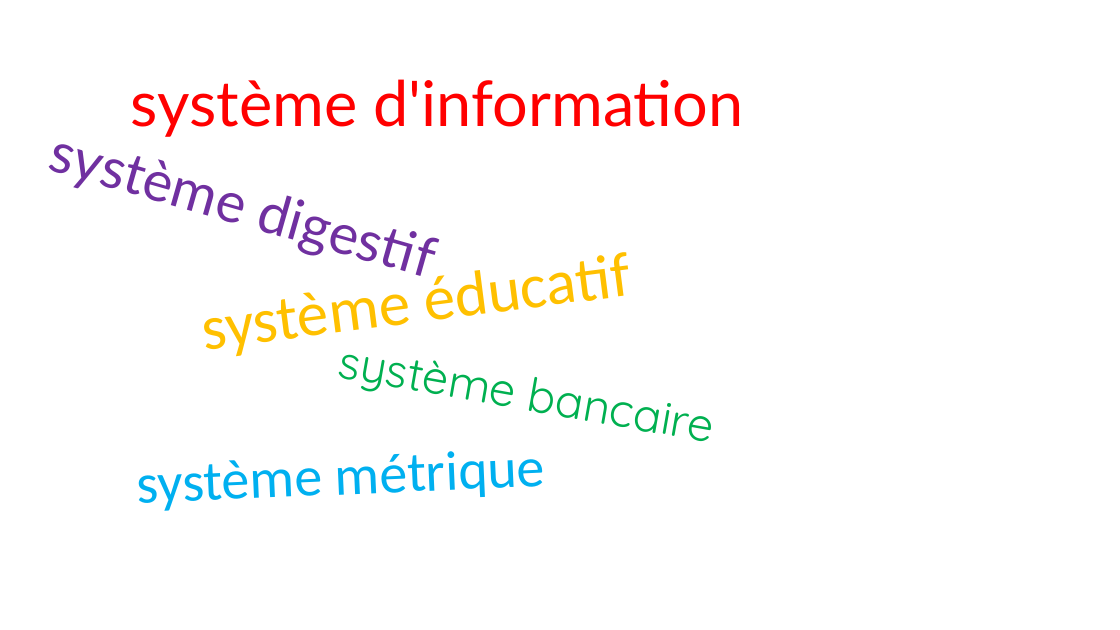
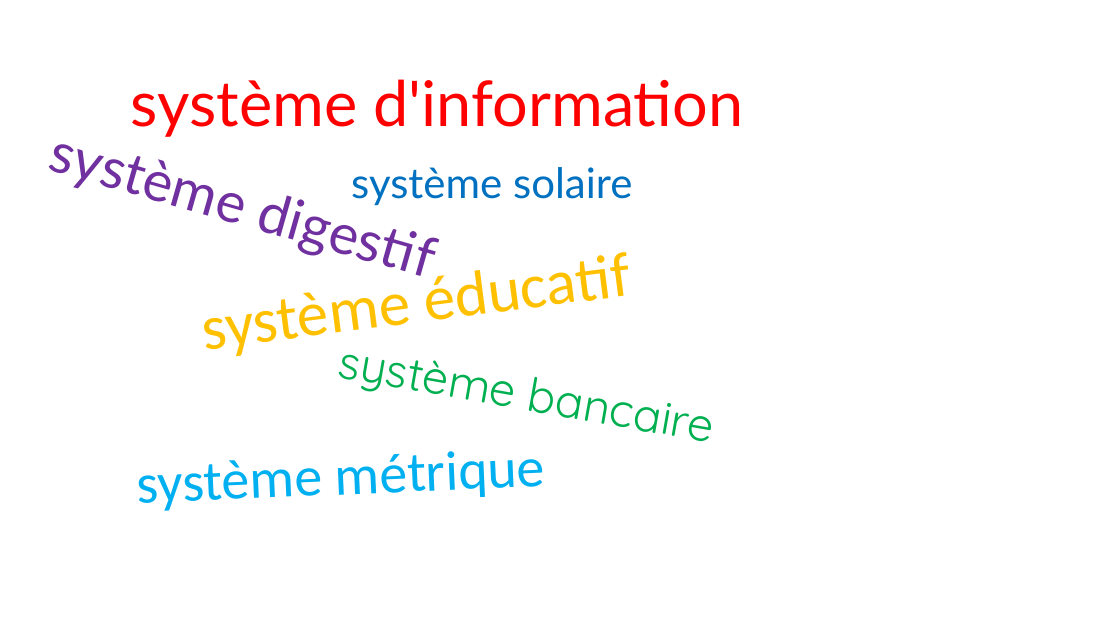
Before and after one commit to Mouhamed-13/projet-FENS, a slide deck: slide 1 of thématique SI/001 Système/rsrc/systeme_questionnement.pptx. Drawn at 1120x630 pixels with LibreOffice and Linux fonts; fonts in the diff are those of the drawing; background and template pictures are left out. Boxes give left, top, right and bottom in pixels: in the first picture for what was removed or moved away, otherwise in the second. Text is boxed around its words. In the diff, an @@ line names an element or a change of style, - is before the commit and + after.

```diff
--- a/thématique SI/001 Système/rsrc/systeme_questionnement.pptx
+++ b/thématique SI/001 Système/rsrc/systeme_questionnement.pptx
@@ text added at bbox=[351, 167, 632, 206], 36 pt, text #0070C0 @@
+système solaire
```
Also in this commit, not shown: 1 other slide changed, 4 other files.
